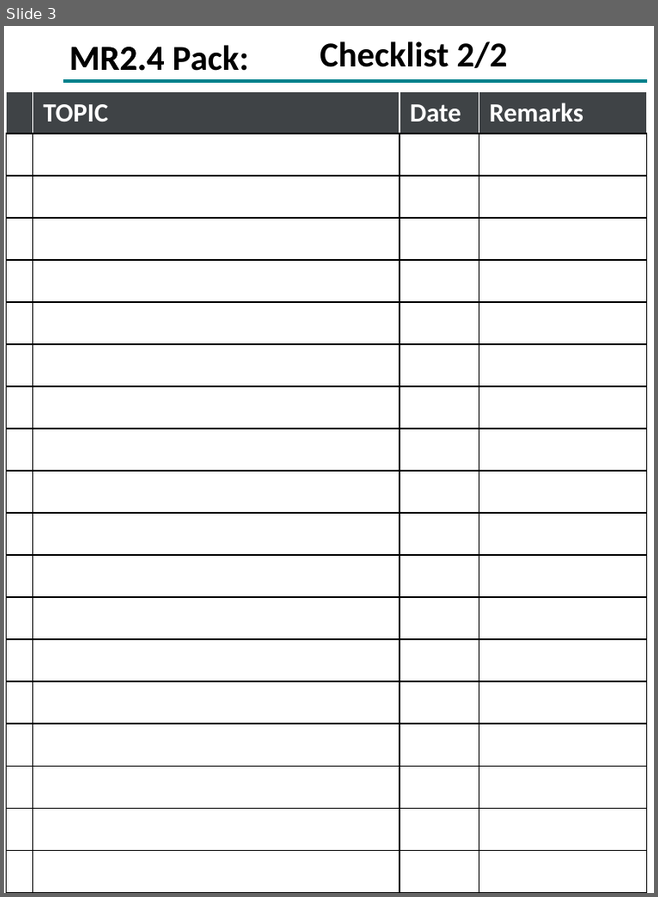
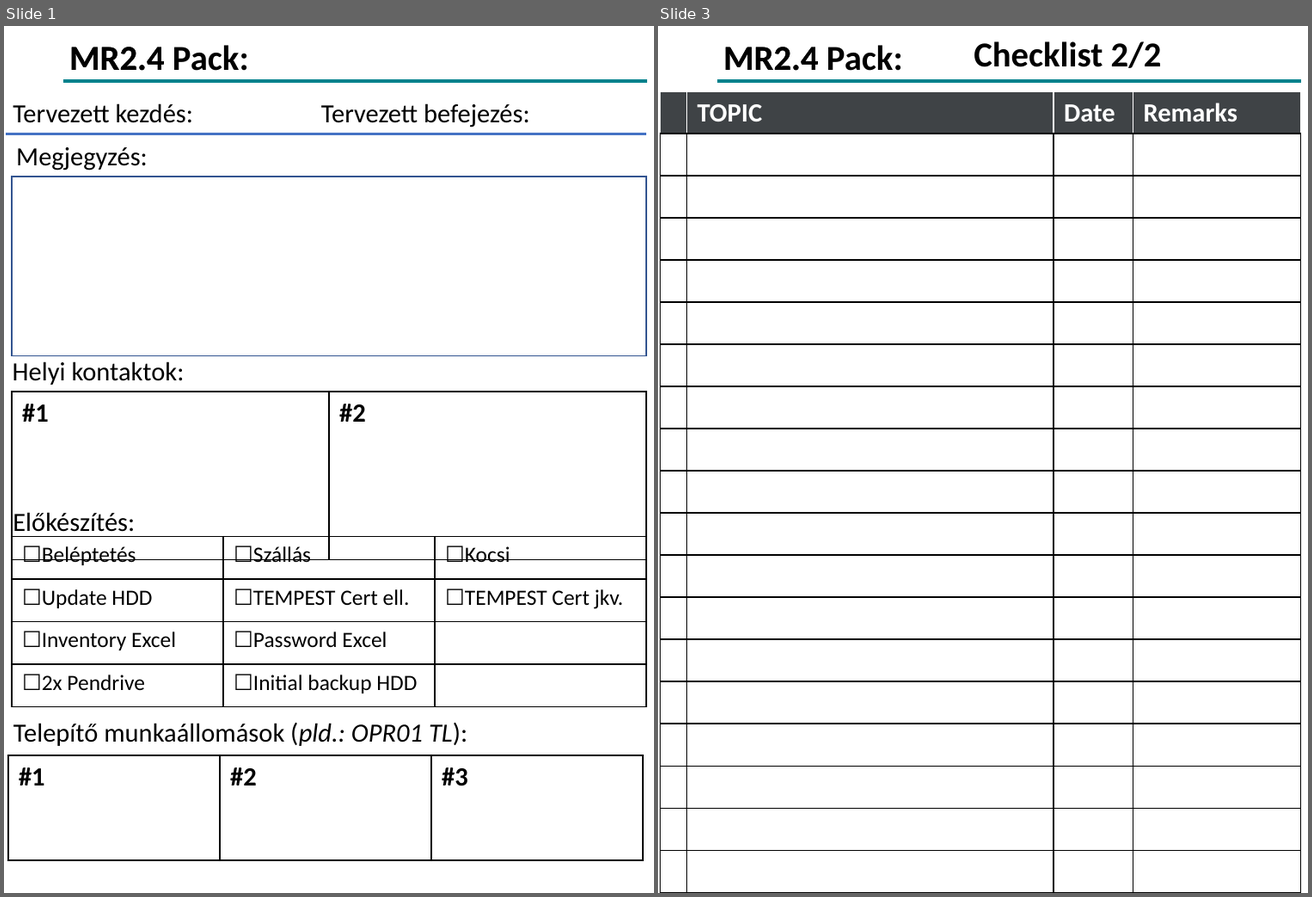
Before and after one commit to devilinside71/Onyx-Boox-Air-2-Plus-Templates, a slide deck: MR2.4/MR2.4_Full.pptx. Shown side by side, each under a label of ours: slide 3 before the commit, slides 1 and 3 after it; the slides between them are not shown. The pictures are 658x897 and 1312x897 pixels, drawn with LibreOffice and Linux fonts; fonts in the diff are those of the drawing; background and template pictures are left out. Boxes give left, top, right and bottom in pixels: in the first picture for what was removed or moved away, otherwise in the second. Text is boxed around its words. In the diff, an @@ line names an element or a change of style, - is before the commit and + after.

```diff
--- a/MR2.4/MR2.4_Full.pptx
+++ b/MR2.4/MR2.4_Full.pptx
@@ slide 1 added at (x1=4, y1=26, x2=654, y2=893), background #FFFFFF; not listed: 3 template elements that a slide beside it also shows @@
@@ text added at (x1=13, y1=103, x2=193, y2=123), 18 pt, text #000000 @@
+Tervezett kezdés:
@@ text added at (x1=321, y1=103, x2=530, y2=127), 18 pt, text #000000 @@
+Tervezett befejezés:
@@ line added from (6, 134) to (646, 134), #4472C4 1.5 pt @@
@@ text added at (x1=16, y1=147, x2=148, y2=170), 18 pt, text #000000 @@
+Megjegyzés:
@@ rectangle added at (x1=12, y1=176, x2=646, y2=355), outline #325491 1 pt @@
@@ text added at (x1=13, y1=361, x2=185, y2=385), 18 pt, text #000000 @@
+Helyi kontaktok:
@@ table added at (x1=12, y1=392, x2=646, y2=500), 1 rows, 2 columns @@
+#1 | #2
@@ text added at (x1=13, y1=512, x2=135, y2=537), 18 pt, text #000000 @@
+Előkészítés:
@@ table added at (x1=12, y1=537, x2=645, y2=706), 4 rows, 3 columns @@
+☐Beléptetés | ☐Szállás | ☐Kocsi
+☐Update HDD | ☐TEMPEST Cert ell. | ☐TEMPEST Cert jkv.
+☐Inventory Excel | ☐Password Excel | 
+☐2x Pendrive | ☐Initial backup HDD | 
@@ text added at (x1=13, y1=723, x2=468, y2=746), 18 pt, text #000000 @@
+Telepítő munkaállomások (pld.: OPR01 TL):
@@ table added at (x1=8, y1=755, x2=641, y2=824), 1 rows, 3 columns @@
+#1 | #2 | #3
```
Also in this commit, not shown: 1 slide changed, 1 other slide added, 4 other files.
